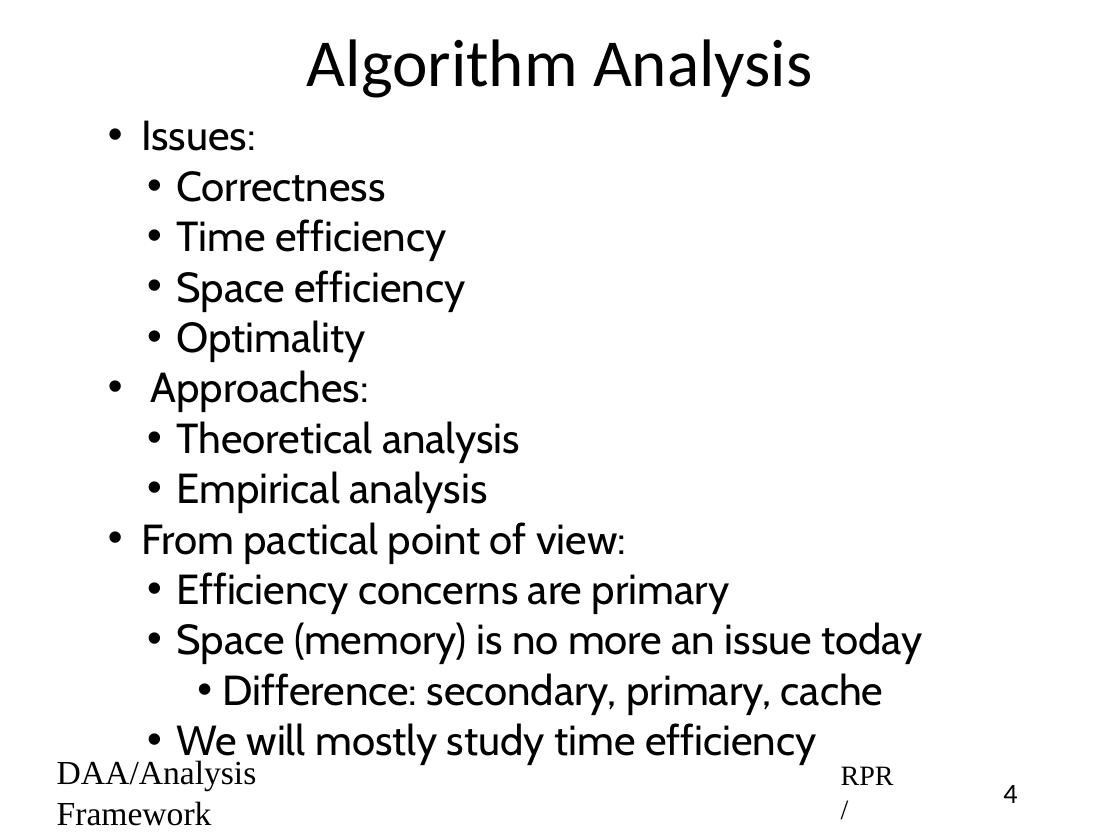
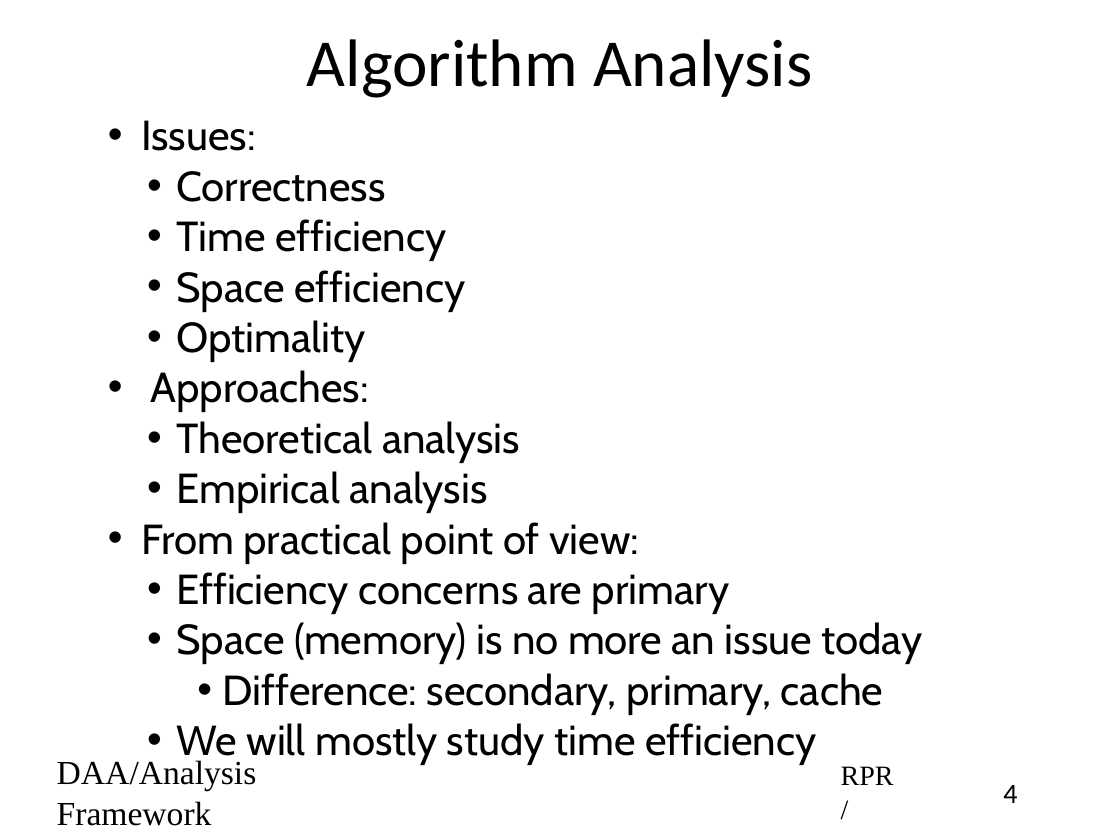
Before and after one commit to rprustagi/2019-17CS43-DAA, a slide deck: slide 4 of Slides-RPR/2019-H1-DAA-L05-Algo-Performance.pptx. Drawn at 1120x840 pixels with LibreOffice and Linux fonts; fonts in the diff are those of the drawing. Boxes give left, top, right and bottom in pixels: in the first picture for what was removed or moved away, otherwise in the second. Text is boxed around its words. In the diff, an @@ line names an element or a change of style, - is before the commit and + after.

Commit message:
Typo errors in slides fixed

```diff
--- a/Slides-RPR/2019-H1-DAA-L05-Algo-Performance.pptx
+++ b/Slides-RPR/2019-H1-DAA-L05-Algo-Performance.pptx
@@ text at box(141, 522, 639, 564): text changed @@
-• From pactical point of view:
+• From practical point of view:
```
Also in this commit, not shown: 2 other slides changed, 11 other files.
